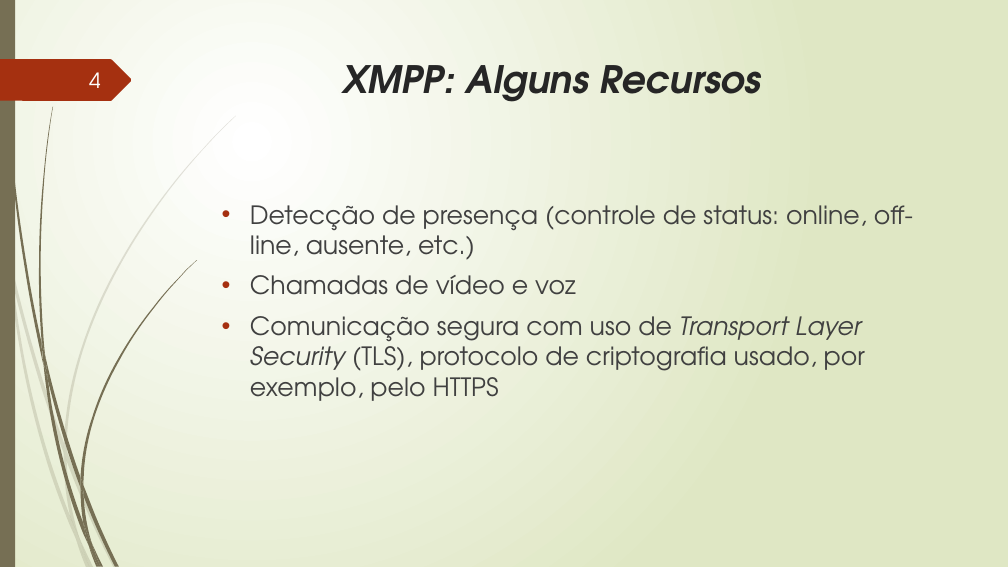
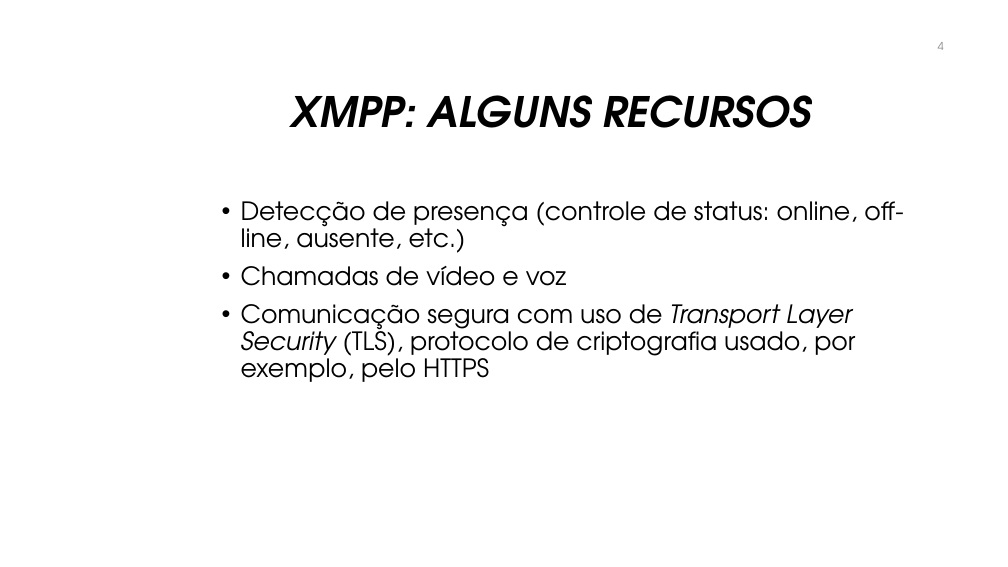
Before and after one commit to manoelcampos/sistemas-distribuidos, a slide deck: slide 4 of projects/06-xmpp-chat-client/xmpp.pptx. Drawn at 1008x567 pixels with LibreOffice and Linux fonts; fonts in the diff are those of the drawing; background and template pictures are left out. Boxes give left, top, right and bottom in pixels: in the first picture for what was removed or moved away, otherwise in the second. Text is boxed around its words. In the diff, an @@ line names an element or a change of style, - is before the commit and + after.

```diff
--- a/projects/06-xmpp-chat-client/xmpp.pptx
+++ b/projects/06-xmpp-chat-client/xmpp.pptx
@@ background gradient #FFFFFF to #DFE8C4 to #FFFFFF @@
@@ rectangle removed at (x1=0, y1=0, x2=15, y2=567) @@
@@ freeform shape removed at (x1=0, y1=59, x2=132, y2=101) @@
@@ title "XMPP: ALGUNS RECURSOS" at (x1=291, y1=95, x2=812, y2=128): vertical alignment top to middle @@
@@ page number moved from (x1=89, y1=72, x2=101, y2=88) to (x1=938, y1=42, x2=944, y2=50) @@
@@ page number at (x1=938, y1=42, x2=944, y2=50): size 20 to 10.5 pt, text colour #FEFFFF to #8C8C8C @@
@@ title at (x1=291, y1=95, x2=812, y2=128): text changed; size 36 to 40 pt; text colour #262626 to #000000 @@
-XMPP: Alguns Recursos
+XMPP: ALGUNS RECURSOS
@@ text "Detecção de presença (controle de ..." at (x1=241, y1=201, x2=903, y2=382): text colour #404040 to #000000; indent changed; line spacing 1 to 0.9 @@
@@ group removed at (x1=0, y1=116, x2=236, y2=567): 10 freeform shapes @@
@@ group removed at (x1=2, y1=0, x2=197, y2=567): 12 freeform shapes @@
```
Also in this commit, not shown: 16 other slides changed, 2 other files.
